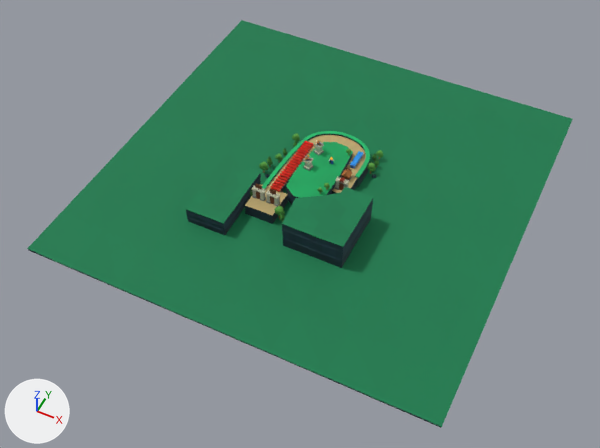
A saved change to the Blender file factory/unity-src/hyeopgok-sasu/ArtSource/blender/hyeopgok-assets.blend.
One viewpoint serves both versions: a camera (50 mm lens) standing at (36.2, -79.0, 85.7) and looking at (0.3, -7.2, -4.1). Lighting does not change. The marker at lower left points along +X, +Y and +Z. The picture after the commit comes second.

Script lines for the objects in view, before the commit:
```python
me_enemy_gate_mesh = bpy.data.meshes.new('enemy_gate_mesh')
me_enemy_gate_mesh.from_pydata(...)  # 984 vertices, 492 faces; spans x -1.04..1.04, y -0.41..0.41, z 0.0..2.86
me_enemy_gate_mesh.materials.append(mat_enemy_gate_vertexpalette)
me_terrain_mesh = bpy.data.meshes.new('terrain_mesh')
me_terrain_mesh.from_pydata(...)  # 14220 vertices, 6552 faces; spans x -30.0..30.0, y -30.0..30.0, z -2.0..3.1
me_terrain_mesh.materials.append(mat_terrain_vertexpalette)
ob_enemy_gate_001 = bpy.data.objects.new('enemy_gate.001', me_enemy_gate_mesh)
ob_enemy_gate_001.location = (-3.1, -8.8, 0.2)
ob_enemy_gate_001.rotation_euler = (0.0, 0.0, -3.142)  # degrees (0, 0, -180)
ob_enemy_gate_001.scale = (-0.9, 0.9, 0.9)
ob_enemy_gate_002 = bpy.data.objects.new('enemy_gate.002', me_enemy_gate_mesh)
ob_enemy_gate_002.location = (-5.3, -8.8, 0.2)
ob_enemy_gate_002.rotation_euler = (0.0, 0.0, -3.142)  # degrees (0, 0, -180)
ob_enemy_gate_002.scale = (-0.9, 0.9, 0.9)
ob_terrain = bpy.data.objects.new('terrain', me_terrain_mesh)
ob_terrain.location = (0.0, 0.0, 0.0)
ob_terrain.scale = (-1.0, 1.0, 1.0)
```
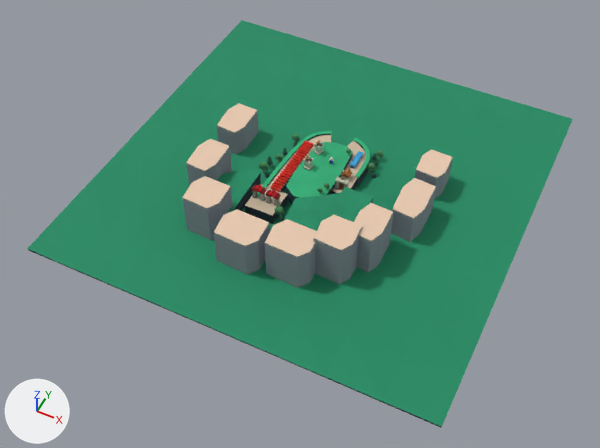
Pixel boxes [x1, y1, x2, y2] of what changed, in the pictures (600 x 448 px):
'enemy_gate.001', reshaped (13% wider)
    before: [266, 189, 280, 207]
    after: [265, 190, 281, 207]
'enemy_gate.002', reshaped (7% wider)
    before: [252, 184, 266, 201]
    after: [251, 184, 266, 201]
part 1 of me_enemy_gate_mesh, deleted
    before: [252, 184, 280, 205]
part 2 of me_enemy_gate_mesh, reshaped
    before: [252, 189, 274, 204]
    after: [251, 184, 281, 206]
part 3 of me_terrain_mesh, deleted
    before: [270, 131, 361, 186]
part 4 of me_terrain_mesh, built on
    before: [265, 135, 366, 194]
    after: [182, 103, 453, 288]
part 5 of me_terrain_mesh, recoloured
    both: [27, 20, 573, 427]

The change, as a diff of the scene's bpy script:
```diff
--- a/factory/unity-src/hyeopgok-sasu/ArtSource/blender/hyeopgok-assets.blend.py
+++ b/factory/unity-src/hyeopgok-sasu/ArtSource/blender/hyeopgok-assets.blend.py
@@ me_enemy_gate_mesh @@
 # used by ob_enemy_gate_001; location = (-3.1, -8.8, 0.2); rotation_euler = (0.0, 0.0, -3.142), in degrees (0, 0, -180); scale = (-0.9, 0.9, 0.9)
-me_enemy_gate_mesh.from_pydata(...)  # 984 vertices, 492 faces; spans x -1.04..1.04, y -0.41..0.41, z 0.0..2.86
+me_enemy_gate_mesh.from_pydata(...)  # 774 vertices, 384 faces; spans x -1.12..1.12, y -0.55..0.51, z 0.0..2.53
+# me_enemy_gate_mesh part 1: 206 loose pieces with 824 vertices, spanning x -1.04..1.04, y -0.41..0.41, z 0.0..2.86, are deleted
+# me_enemy_gate_mesh part 2: 92 vertices removed from x -1.04..0.86, y -0.39..0.39, z 0.0..1.87; 706 vertices added at x -1.12..1.12, y -0.55..0.51, z 0.03..2.53
+# other edits to the shape of me_enemy_gate_mesh do not show in these pictures
 me_enemy_gate_mesh.materials.append(mat_enemy_gate_vertexpalette)
@@ me_terrain_mesh @@
 # used by ob_terrain; location = (0.0, 0.0, 0.0); scale = (-1.0, 1.0, 1.0)
-me_terrain_mesh.from_pydata(...)  # 14220 vertices, 6552 faces; spans x -30.0..30.0, y -30.0..30.0, z -2.0..3.1
+me_terrain_mesh.from_pydata(...)  # 14876 vertices, 6924 faces; spans x -30.0..30.0, y -30.0..30.0, z -2.0..5.5
+# me_terrain_mesh part 3: 190 loose pieces with 651 vertices, spanning x -5.0..5.2, y -8.6..8.8, z -1.5..0.5, are deleted
+# me_terrain_mesh part 4: 205 vertices moved from x -5.1..5.2, y -9.0..7.6, z 0.2..0.3 to x -5.1..5.2, y -9.0..7.8, z 0.2..0.3; 151 vertices removed from x -4.9..5.0, y -7.4..8.7, z -1.5..0.5; 1458 vertices added at x -17.1..17.1, y -20.5..8.6, z -1.5..5.5
+# me_terrain_mesh part 5: 1989 kept faces spanning x -30.0..30.0, y -30.0..30.0, z -1.7..3.1 get new vertex colours; the middle colour goes from green #10a85f to green #2eac74
+# other edits to the shape of me_terrain_mesh do not show in these pictures
 me_terrain_mesh.materials.append(mat_terrain_vertexpalette)
```
